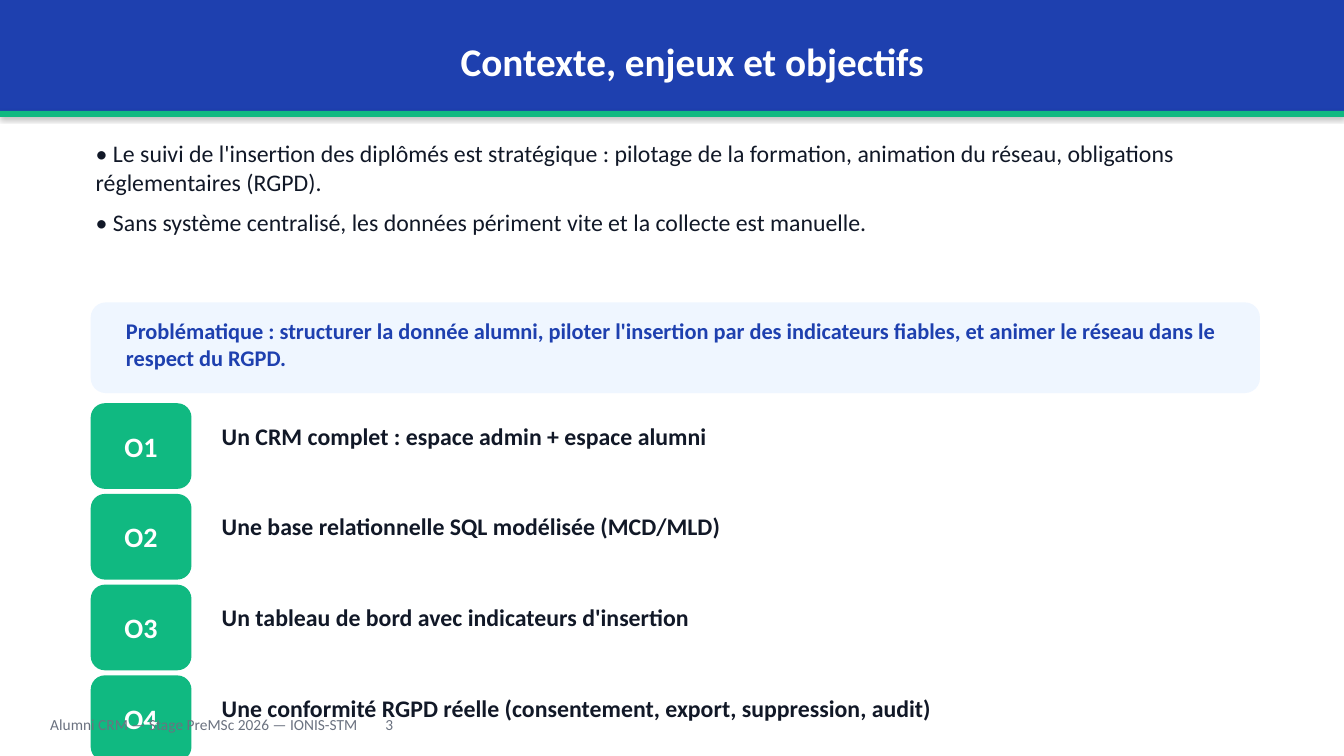
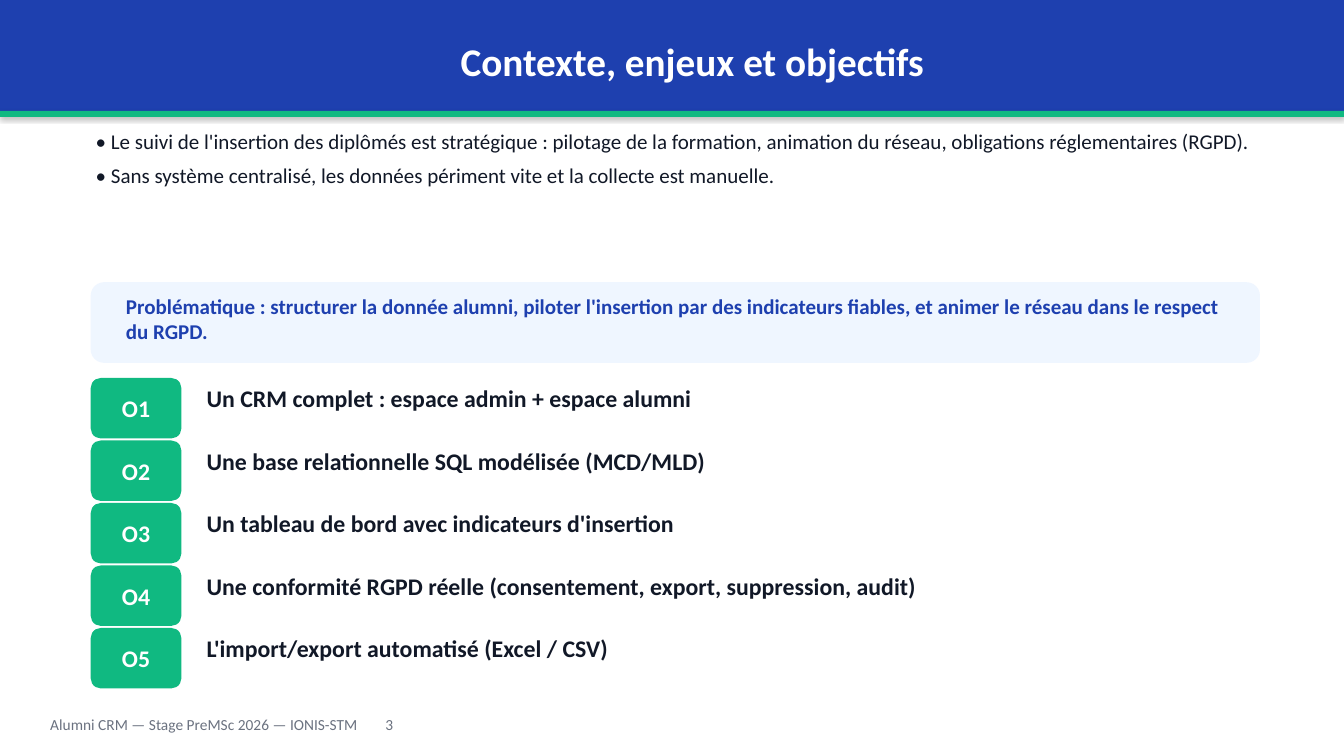
Before and after one commit to Rafikdjm/CRM_IONIS, a slide deck: slide 3 of Rapport/Soutenance - Alumni CRM - PreMSc 2026.pptx. Drawn at 1344x756 pixels with LibreOffice and Linux fonts; fonts in the diff are those of the drawing. Boxes give left, top, right and bottom in pixels: in the first picture for what was removed or moved away, otherwise in the second. Text is boxed around its words. In the diff, an @@ line names an element or a change of style, - is before the commit and + after.

Commit message:
fix(soutenance): fix overflowing slides (goals, demo screenshots, RGPD); no shape exceeds slide bounds

```diff
--- a/Rapport/Soutenance - Alumni CRM - PreMSc 2026.pptx
+++ b/Rapport/Soutenance - Alumni CRM - PreMSc 2026.pptx
@@ text "• Le suivi de l'insertion ...": place and size @@
-text "• Le suivi de l'insertion ..." at (96,145,1174,235)
+text "• Le suivi de l'insertion ..." at (111,134,1248,187)
@@ text "• Le suivi de l'insertion ..." at (111,134,1248,187): size 17 to 15 pt; less space between paragraphs @@
@@ rounded rectangle: place and size @@
-rounded rectangle at (91,302,1260,393)
+rounded rectangle at (91,282,1260,363)
@@ text "Problématique : structurer la donnée ...": place and size @@
-text "Problématique : structurer la donnée ..." at (126,323,1215,370)
+text "Problématique : structurer la donnée ..." at (126,299,1218,339)
@@ text "Problématique : structurer la donnée ..." at (126,299,1218,339): size 16 to 15 pt @@
@@ rounded rectangle "O1": place and size @@
-rounded rectangle "O1" at (91,403,192,489)
+rounded rectangle "O1" at (91,378,181,439)
@@ text "Un CRM complet : espace ...": place and size @@
-text "Un CRM complet : espace ..." at (222,428,706,449)
+text "Un CRM complet : espace ..." at (207,390,691,411)
@@ rounded rectangle "O2": place and size @@
-rounded rectangle "O2" at (91,494,192,580)
+rounded rectangle "O2" at (91,441,181,501)
@@ text "Une base relationnelle SQL modélisée ...": place and size @@
-text "Une base relationnelle SQL modélisée ..." at (222,517,719,539)
+text "Une base relationnelle SQL modélisée ..." at (207,452,704,474)
@@ rounded rectangle "O3": place and size @@
-rounded rectangle "O3" at (91,585,192,670)
+rounded rectangle "O3" at (91,503,181,564)
@@ text "Un tableau de bord avec ...": place and size @@
-text "Un tableau de bord avec ..." at (222,609,688,626)
+text "Un tableau de bord avec ..." at (207,515,673,532)
@@ size 20 to 17 pt in 4 elements at (91,378,181,439), (91,441,181,501), (91,503,181,564), (91,566,181,626) @@
@@ rounded rectangle "O4": place and size @@
-rounded rectangle "O4" at (91,676,192,756)
+rounded rectangle "O4" at (91,566,181,626)
@@ text "Une conformité RGPD réelle (consentement, ...": place and size @@
-text "Une conformité RGPD réelle (consentement, ..." at (222,699,931,724)
+text "Une conformité RGPD réelle (consentement, ..." at (207,577,916,599)
@@ rounded rectangle added at (91,628,181,689), fill #10B981, 17 pt, text #FFFFFF, bold @@
+O5
@@ text added at (207,639,608,661), 17 pt, text #111827, bold @@
+L'import/export automatisé (Excel / CSV)
```
Also in this commit, not shown: 3 other slides changed, 1 other file.
